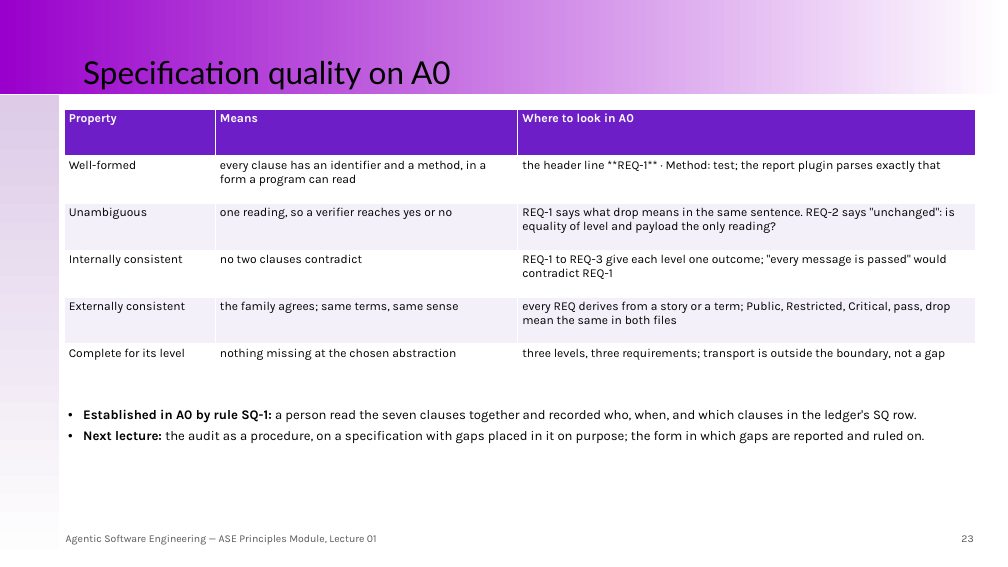
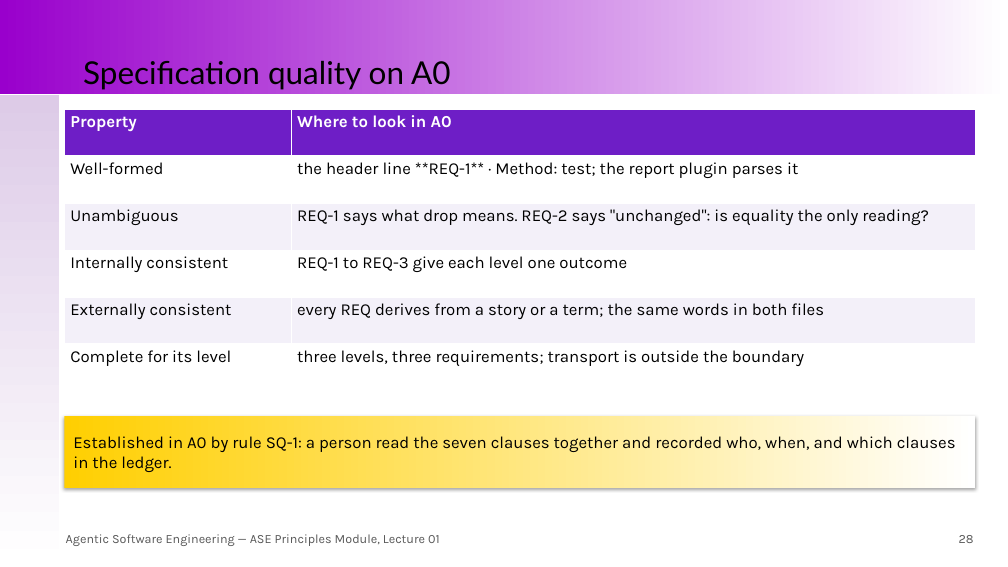
Before and after one commit to santoslab/agentic-software-engineering-public, a slide deck: slide 28 of module-ase-principles/slides/lecture-01-intent-specifications-realizations-and-judgments.pptx (slide 23 before the commit). Drawn at 1008x567 pixels with LibreOffice and Linux fonts; fonts in the diff are those of the drawing. Boxes give left, top, right and bottom in pixels: in the first picture for what was removed or moved away, otherwise in the second. Text is boxed around its words. In the diff, an @@ line names an element or a change of style, - is before the commit and + after.

```diff
--- a/module-ase-principles/slides/lecture-01-intent-specifications-realizations-and-judgments.pptx
+++ b/module-ase-principles/slides/lecture-01-intent-specifications-realizations-and-judgments.pptx
@@ table at (64, 110, 975, 391) @@
-column 2: Means | every clause has an identifier and a method, in a form a program can read | one reading, so a verifier reaches yes or no | no two clauses contradict | the family agrees; same terms, same sense | nothing missing at the chosen abstraction
-column 3: Where to look in A0 | the header line **REQ-1** · Method: test; the report plugin parses exactly that | REQ-1 says what drop means in the same sentence. REQ-2 says "unchanged": is equality of level and payload the only reading? | REQ-1 to REQ-3 give each level one outcome; "every message is passed" would contradict REQ-1 | every REQ derives from a story or a term; Public, Restricted, Critical, pass, drop mean the same in both files | three levels, three requirements; transport is outside the boundary, not a gap
+column 2: Where to look in A0 | the header line **REQ-1** · Method: test; the report plugin parses it | REQ-1 says what drop means. REQ-2 says "unchanged": is equality the only reading? | REQ-1 to REQ-3 give each level one outcome | every REQ derives from a story or a term; the same words in both files | three levels, three requirements; transport is outside the boundary
@@ rectangle "Established in A0 by rule ...": place and size @@
-rectangle "Established in A0 by rule ..." at (83, 409, 924, 444)
+rectangle "Established in A0 by rule ..." at (64, 416, 975, 488)
@@ rectangle "Established in A0 by rule ..." at (64, 416, 975, 488): vertical alignment top to middle; fill none to gradient #FFCF01 to #FFFFFF; shadow on @@
@@ text in rectangle at (73, 436, 956, 472): text changed; size 12.5 to 16 pt @@
-• Established in A0 by rule SQ-1: a person read the seven clauses together and recorded who, when, and which clauses in the ledger's SQ row.
-• Next lecture: the audit as a procedure, on a specification with gaps placed in it on purpose; the form in which gaps are reported and ruled on.
+Established in A0 by rule SQ-1: a person read the seven clauses together and recorded who, when, and which clauses in the ledger.
@@ text "Agentic Software Engineering — ASE ..." at (66, 534, 440, 546): size 10 to 12 pt @@
@@ text at (959, 535, 974, 543): text changed; size 10 to 12 pt @@
-23
+28
```
Also in this commit, not shown: 38 other slides changed, 16 slides added, 1 other file.
